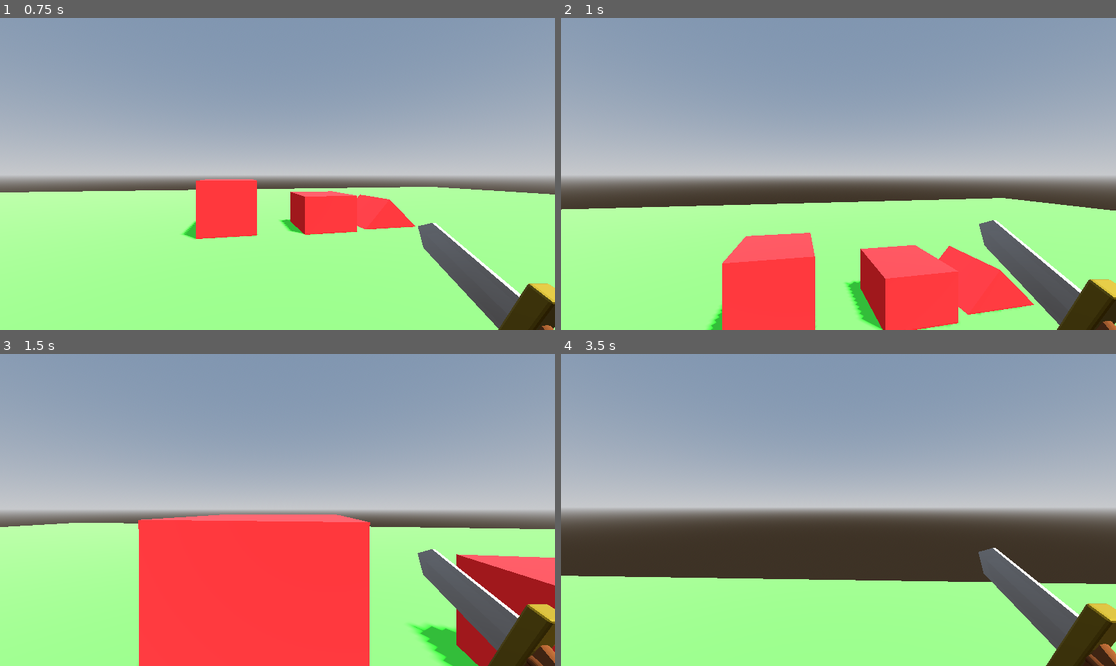
Above: before the commit, frames 1-4 (two rows, left to right).
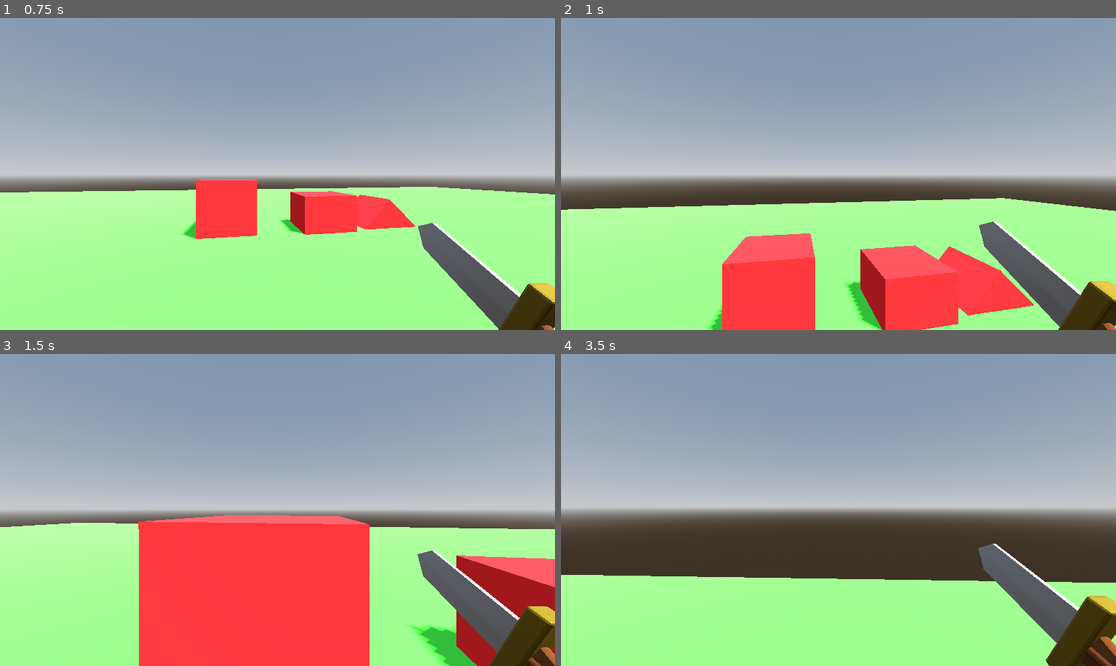
Above: after the commit, the same moments.

Repository: MrDragonMister/Raid_And_Rescue
Game: Godot game, scene res://node.tscn
The game is run twice, just before and just after one commit, with the same random seed, the same clock (stepped at 60 frames per second) and the same inputs.
Inputs (mouse positions are in pixels of both pictures, inside the frame that each line leads up to):
- Up to frame 1 (0.75 s): tap Enter at 0.5 s; move the mouse to (305, 174) at 0.52 s; hold W (move_forwards) from 0.53 s (still down); hold Shift (crouch) from 0.53 s (still down)
- Up to frame 2 (1 s): keep holding W (move_forwards); keep holding Shift (crouch); tap Space (jump) at 0.77 s
- Up to frame 3 (1.5 s): keep holding W (move_forwards); move the mouse to (249, 510) at 1.27 s; release Shift (crouch) at 1.28 s; tap Shift (crouch) at 1.35 s
- Up to frame 4 (3.5 s): keep holding W (move_forwards); tap Space (jump) at 1.52, 3.02 s; move the mouse to (849, 503) at 2.02 s; hold Shift (crouch) 2.03-2.78 s; move the mouse to (832, 516) at 2.77 s; tap Shift (crouch) at 2.85 s

Frame 1 is identical in both runs. In frame 2, 0.7% of the frame differs, in the area x 0-100%, y 57-100%; in frame 3, 1.2%; in frame 4, 1.7%, in the area x 0-100%, y 60-100%.

Commit message:
fix walltwerking

Diff:
--- a/Player.gd
+++ b/Player.gd
@@ -142,11 +142,11 @@
 				velocity.x = move_toward(velocity.x, 0, SPEED)
 				velocity.z = move_toward(velocity.z, 0, SPEED)
 
-	#head bob
-	t_bob += delta * velocity.length() * float(is_on_floor())
-	camera1.transform.origin = _headbob(t_bob)
+		move_and_slide()
 
-	move_and_slide()
+		#head bob
+		t_bob += delta * velocity.length() * float(is_on_floor())
+		camera1.transform.origin = _headbob(t_bob)
 
 #head bobbing
 func _headbob(time) -> Vector3:
